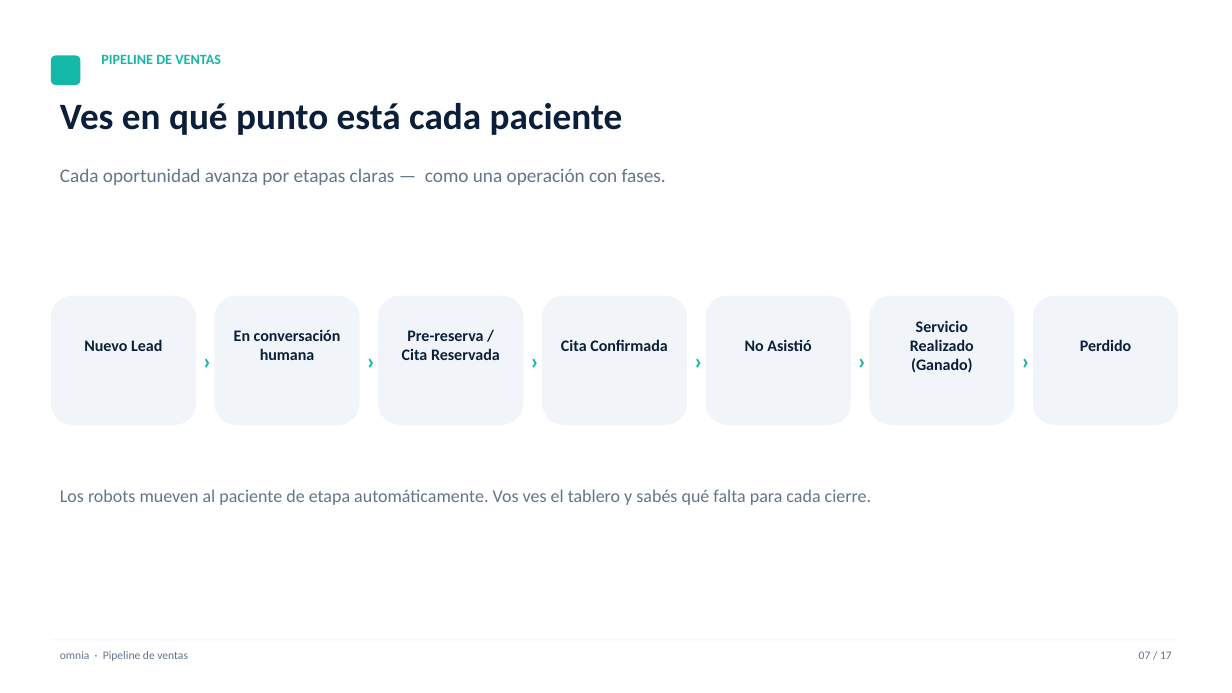
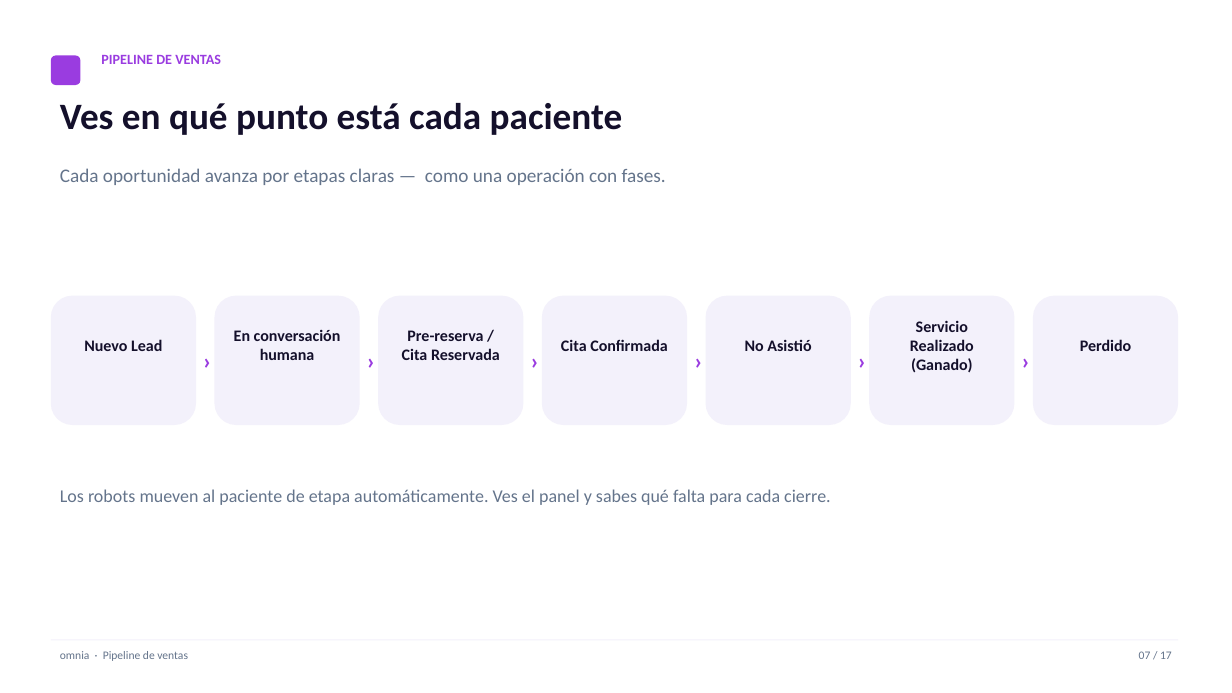
Before and after one commit to henrybuenano-ux/snapshot-generico, a slide deck: slide 7 of presentacion/omnia-sistema-clinicas.pptx. Drawn at 1232x693 pixels with LibreOffice and Linux fonts; fonts in the diff are those of the drawing. Boxes give left, top, right and bottom in pixels: in the first picture for what was removed or moved away, otherwise in the second. Text is boxed around its words. In the diff, an @@ line names an element or a change of style, - is before the commit and + after.

```diff
--- a/presentacion/omnia-sistema-clinicas.pptx
+++ b/presentacion/omnia-sistema-clinicas.pptx
@@ rounded rectangle at (x1=51, y1=55, x2=80, y2=85): fill #14B8A6 to #9A3CE0 @@
@@ text colour #14B8A6 to #9A3CE0 in 7 elements at (x1=101, y1=54, x2=221, y2=64), (x1=194, y1=296, x2=216, y2=425), (x1=358, y1=296, x2=380, y2=425), (x1=521, y1=296, x2=543, y2=425), (x1=686, y1=296, x2=708, y2=425), (x1=849, y1=296, x2=872, y2=425), (x1=1013, y1=296, x2=1035, y2=425) @@
@@ fill #F1F5F9 to #F3F1FB in 7 elements at (x1=51, y1=296, x2=196, y2=425), (x1=214, y1=296, x2=360, y2=425), (x1=378, y1=296, x2=523, y2=425), (x1=542, y1=296, x2=687, y2=425), (x1=706, y1=296, x2=851, y2=425), (x1=870, y1=296, x2=1015, y2=425), (x1=1033, y1=296, x2=1178, y2=425) @@
@@ text colour #0B1F3A to #14102B in 8 elements at (x1=60, y1=103, x2=623, y2=135), (x1=84, y1=339, x2=162, y2=351), (x1=234, y1=330, x2=341, y2=360), (x1=402, y1=330, x2=500, y2=360), (x1=561, y1=339, x2=668, y2=351), (x1=745, y1=340, x2=811, y2=351), (x1=910, y1=320, x2=974, y2=372), (x1=1080, y1=339, x2=1132, y2=351) @@
@@ text at (x1=60, y1=489, x2=830, y2=505): text changed @@
-Los robots mueven al paciente de etapa automáticamente. Vos ves el tablero y sabés qué falta para cada cierre.
+Los robots mueven al paciente de etapa automáticamente. Ves el panel y sabes qué falta para cada cierre.
```
Also in this commit, not shown: 15 other slides changed, 1 slide added, 1 slide removed, 1 other file.
